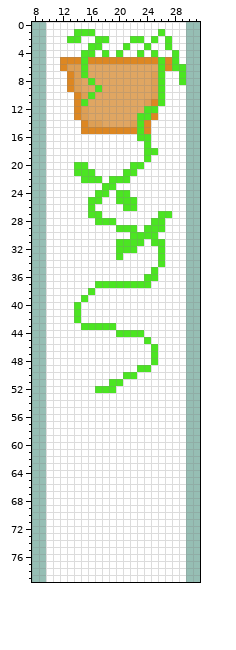
A sprite sheet gets an edit: static/pixel_plant.png. Above is the file before it was changed.
The file is 40x80 pixels. Shown: x 8..31, y 0..79.
The same view after the edit:
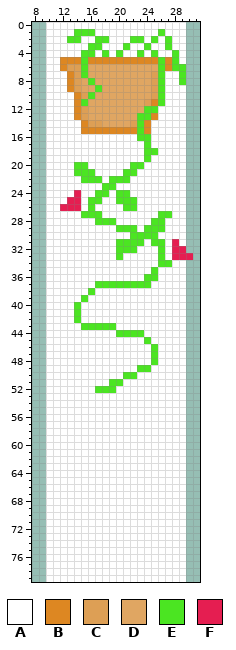
Palette (. is transparent): A #ffffff  B #dd8722  C #dd9f55  D #e0a662  E #4be522  F #e51e51
Change:
y 24: x 14 A -> F
y 25: x 13..14 AA -> FF
y 26: x 12..14 AAA -> FFF
y 27: x 15 A -> E
y 31: x 28 A -> F
y 32: x 28..29 AA -> FF
y 33: x 28..30 AA. -> FFF
y 34: x 27 A -> E
